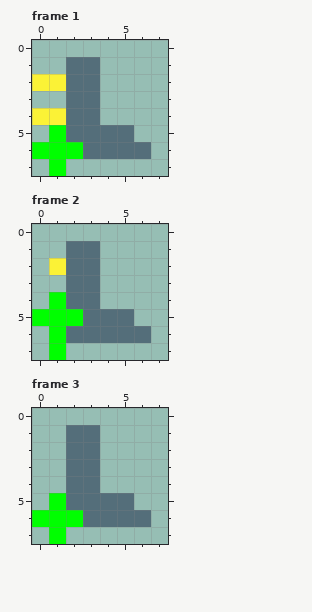
File history of a pixel-art file, The Fallen Guardian/Assets/Art/UI/Status Effects/Buffs/Buff_Haste.aseprite. Above is the file before it was changed.
8x8 pixels, 3 frames. Shown: frame 1, frame 2, frame 3.
Now the later version:
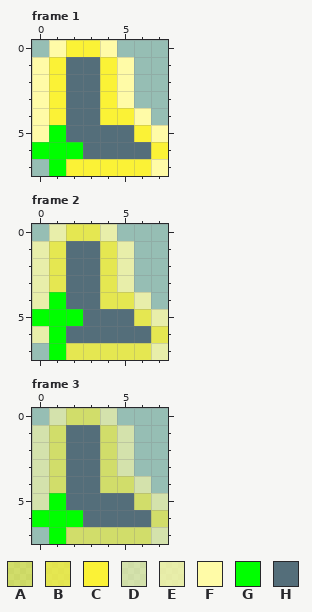
Palette (. is transparent): A #fbf23696  B #fbf236c8  C #fbf236  D #fffba796  E #fffba7c8  F #fffba7  G #00ff00  H #546e7a
From old to new:
layer "Layer 1" added
layer "FX" now hidden
--- frame 1
@@ x 0..7 @@
-0 ........
-1 ..HH....
-2 CCHH....
-3 ..HH....
-4 CCHH....
-5 .GHHHH..
-6 GGGHHHH.
-7 .G......
+0 .FCCF...
+1 FCHHCF..
+2 FCHHCF..
+3 FCHHCF..
+4 FCHHCCF.
+5 FGHHHHCF
+6 GGGHHHHC
+7 .GCCCCCF
--- frame 2
@@ x 0..7 @@
-0 ........
-1 ..HH....
-2 .CHH....
-3 ..HH....
-4 .GHH....
-5 GGGHHH..
-6 .GHHHHH.
-7 .G......
+0 .EBBE...
+1 EBHHBE..
+2 EBHHBE..
+3 EBHHBE..
+4 EGHHBBE.
+5 GGGHHHBE
+6 EGHHHHHB
+7 .GBBBBBE
--- frame 3, layer "Layer 1"
@@ x 0..7 @@
-0 ........
-1 ..HH....
-2 ..HH....
-3 ..HH....
-4 ..HH....
-5 .GHHHH..
-6 GGGHHHH.
-7 .G......
+0 .DAAD...
+1 DAHHAD..
+2 DAHHAD..
+3 DAHHAD..
+4 DAHHAAD.
+5 DGHHHHAD
+6 GGGHHHHA
+7 .GAAAAAD
Changed places in both pictures, as pixel boxes (x1, y1, x2, y2):
changed: (32, 40, 168, 176)
changed: (32, 224, 168, 360)
added: (32, 408, 168, 544)
